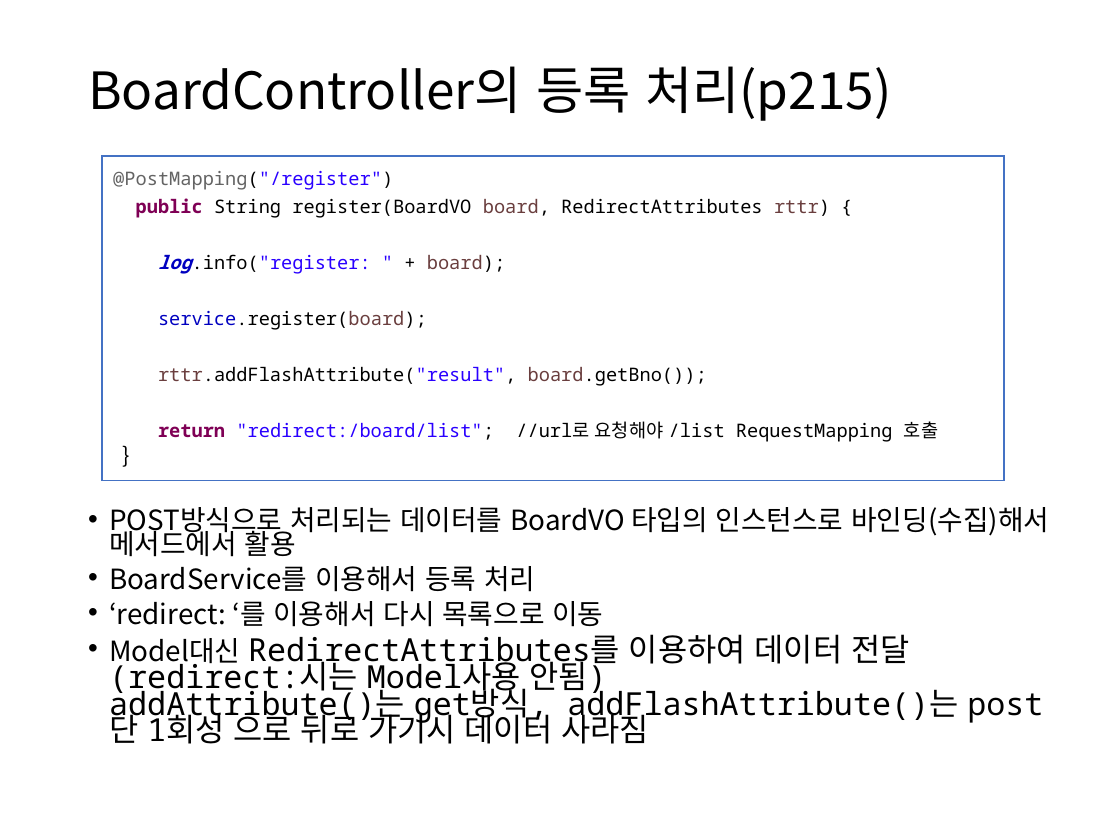
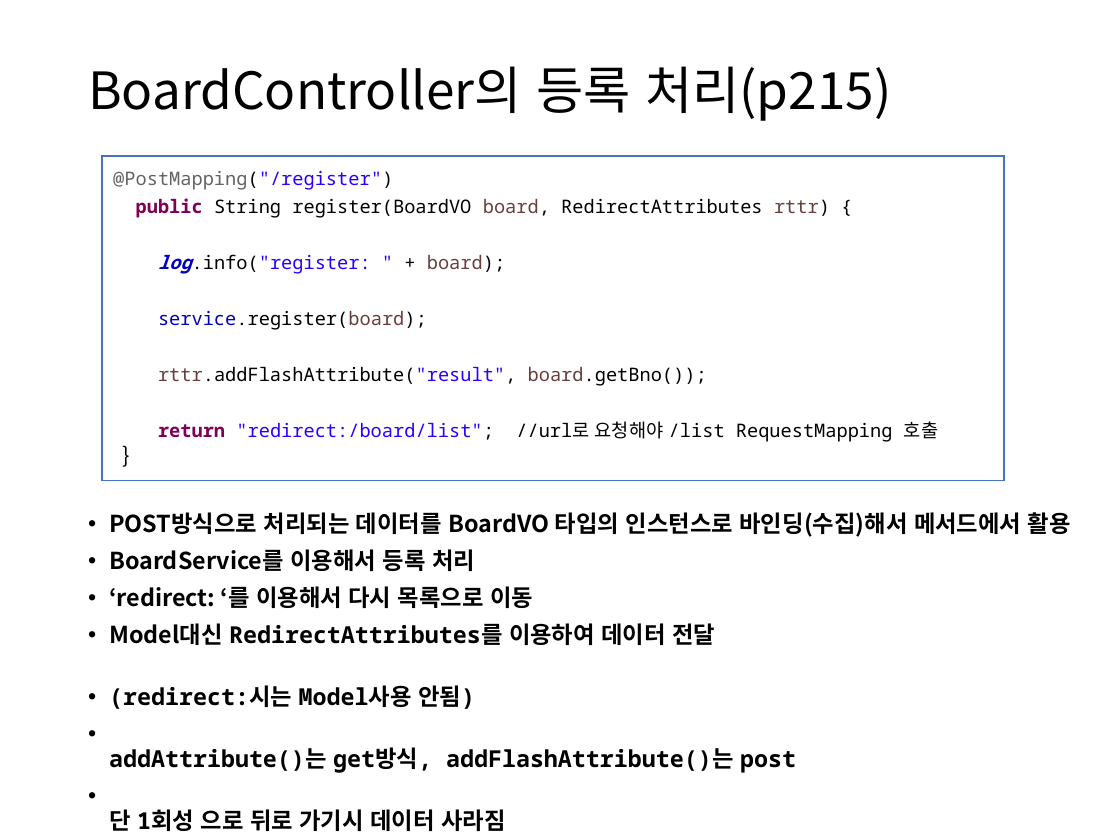
Before and after one commit to itrecipe/Web_Study_ez, a slide deck: slide 49 of spring - 학습자료/PART3.pptx. Drawn at 1120x840 pixels with LibreOffice and Linux fonts; fonts in the diff are those of the drawing. Boxes give left, top, right and bottom in pixels: in the first picture for what was removed or moved away, otherwise in the second. Text is boxed around its words. In the diff, an @@ line names an element or a change of style, - is before the commit and + after.

```diff
--- a/spring - 학습자료/PART3.pptx
+++ b/spring - 학습자료/PART3.pptx
@@ text at (109,512,1071,608): size 17.9 to 15 pt, bold on in "POST방식으로 처리되는 데이터를 BoardVO 타입의 인스턴스로 바인딩(수집)해서 ...", "BoardService를 이용해서 등록 처리", "‘redirect: ‘를 이용해서 다시 목록으로 이동"; line spacing 0.7 to 0.9 @@
@@ text at (109,623,796,831): text changed; size 20.4 to 15 pt; bold on @@
-• Model대신 RedirectAttributes를 이용하여 데이터 전달
-  (redirect:시는 Model사용 안됨)
-  addAttribute()는 get방식, addFlashAttribute()는 post
-  단 1회성 으로 뒤로 가기시 데이터 사라짐
+• Model대신 RedirectAttributes를 이용하여 데이터 전달
+• (redirect:시는 Model사용 안됨)
+• addAttribute()는 get방식, addFlashAttribute()는 post
+• 단 1회성 으로 뒤로 가기시 데이터 사라짐
```
Also in this commit, not shown: 2 other slides changed.
